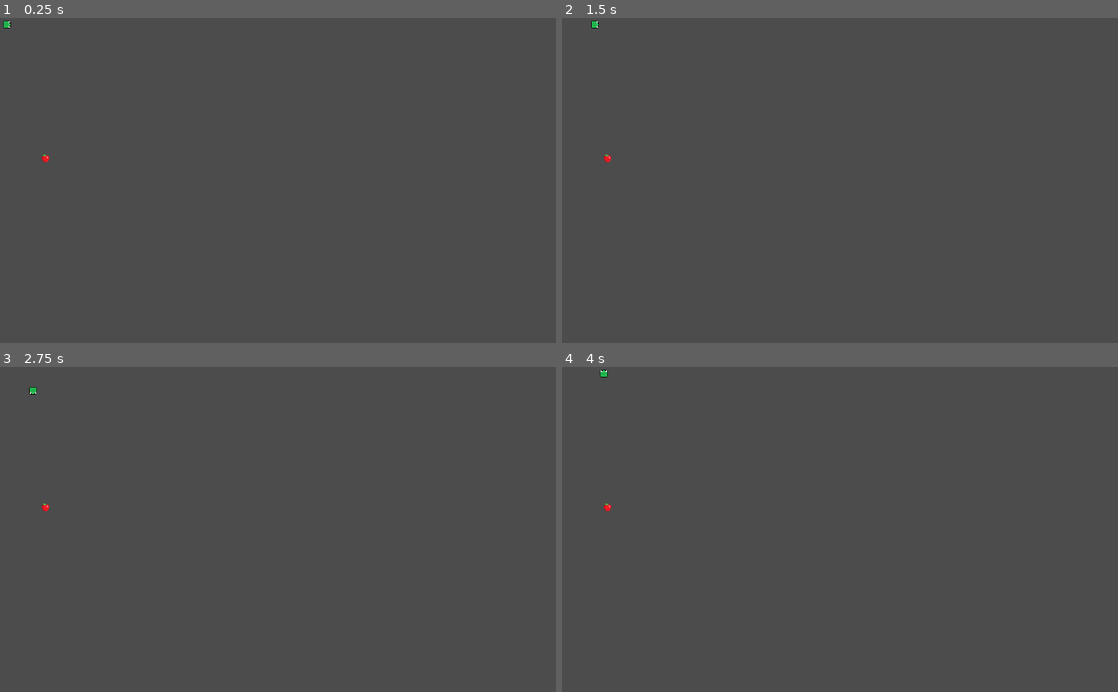
Above: before the commit, frames 1-4 (two rows, left to right).
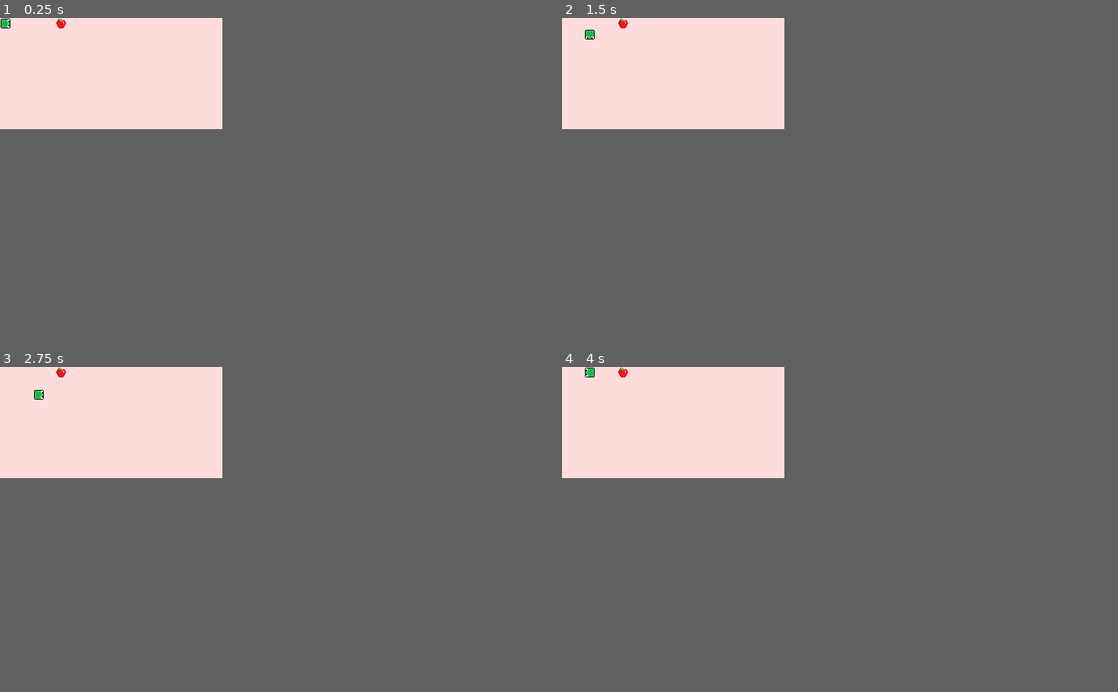
Above: after the commit, the same moments.

Repository: Tale152/snake-plus-plus-godot
Game: Godot game, scene res://src/Main.tscn
The game is run twice, just before and just after one commit, with the same random seed, the same clock (stepped at 60 frames per second) and the same inputs.
Inputs:
- Up to frame 1 (0.25 s): no input
- Up to frame 2 (1.5 s): hold Right (move_right) 0.53-1.28 s; tap Enter at 1.25 s; hold Down (move_down) from 1.28 s (still down)
- Up to frame 3 (2.75 s): release Down (move_down) at 2.03 s; hold Right (move_right) from 2.03 s (still down)
- Up to frame 4 (4 s): tap Space at 2.75 s; release Right (move_right) at 2.78 s; hold Up (move_up) 2.78-3.53 s; hold Left (move_left) from 3.53 s (still down)
In our replay, the window is 800x468 before the commit and 320x160 after it. These sizes can differ from the game's own. Grey fills any space a smaller window leaves; there, only what the larger window draws over its background counts as a difference.

The runs differ from the first frame. In frame 1, 14% of the frame differs, in the area x 0-40%, y 0-45%; in frame 2, 14%; in frame 3, 14%; in frame 4, 14%.

Commit message:
working body generation

Diff:
--- a/project.godot
+++ b/project.godot
@@ -13,6 +13,12 @@
 config/name="snake-plus-plus-godot"
 run/main_scene="res://src/Main.tscn"
 config/icon="res://icon.png"
+
+[display]
+
+window/size/width=320
+window/size/height=160
+window/size/resizable=false
 
 [gui]
 
--- a/src/Main.gd
+++ b/src/Main.gd
@@ -1,14 +1,42 @@
 extends Node
 
 const APPLE = preload("res://src/game/edibles/Apple.tscn")
+const DIRECTIONS = preload("res://src/enums/DirectionsEnum.gd").DIRECTIONS
+
+const DELTA_SECONDS = 0.5
+var movement_elapsed_seconds
+
+const ACTION_MOVE_RIGHT = "move_right"
+const ACTION_MOVE_LEFT = "move_left"
+const ACTION_MOVE_UP = "move_up"
+const ACTION_MOVE_DOWN = "move_down"
 
 func _ready():
+	movement_elapsed_seconds = 0
+	$Snake.initialize(DIRECTIONS.RIGHT, Vector2(0, 0), Vector2(320, 160))
 	var apple_instance = APPLE.instance()
 	add_child(apple_instance)
-	apple_instance.spawn(Vector2(randi()%500+1, randi()%500+1), $Snake)
+	apple_instance.spawn(Vector2(80, 0), $Snake)
 	$Timer.start()
+
+func _process(delta):
+	if Input.is_action_pressed(ACTION_MOVE_RIGHT):
+		$Snake.properties.current_direction = DIRECTIONS.RIGHT
+	if Input.is_action_pressed(ACTION_MOVE_LEFT):
+		$Snake.properties.current_direction = DIRECTIONS.LEFT
+	if Input.is_action_pressed(ACTION_MOVE_DOWN):
+		$Snake.properties.current_direction = DIRECTIONS.DOWN
+	if Input.is_action_pressed(ACTION_MOVE_UP):
+		$Snake.properties.current_direction = DIRECTIONS.UP
+
+	movement_elapsed_seconds += delta
+	if(movement_elapsed_seconds >= DELTA_SECONDS):
+		movement_elapsed_seconds -= DELTA_SECONDS
+		$Snake.move(16)
 
 func _on_Timer_timeout():
 	var apple_instance = APPLE.instance()
 	add_child(apple_instance)
-	apple_instance.spawn(Vector2(randi()%500+1, randi()%500+1), $Snake)
+	var x = (randi()%20)*16
+	var y = (randi()%10)*16
+	apple_instance.spawn(Vector2(x, y), $Snake)
--- a/src/Main.tscn
+++ b/src/Main.tscn
@@ -6,9 +6,14 @@
 [node name="Main" type="Node"]
 script = ExtResource( 3 )
 
+[node name="ColorRect" type="ColorRect" parent="."]
+margin_right = 320.0
+margin_bottom = 160.0
+color = Color( 1, 0.866667, 0.866667, 1 )
+
+[node name="Timer" type="Timer" parent="."]
+wait_time = 5.0
+
 [node name="Snake" parent="." instance=ExtResource( 1 )]
 
-[node name="Timer" type="Timer" parent="."]
-wait_time = 10.0
-
 [connection signal="timeout" from="Timer" to="." method="_on_Timer_timeout"]
--- a/src/game/edibles/Apple.gd
+++ b/src/game/edibles/Apple.gd
@@ -11,4 +11,4 @@
 	self.queue_free()
 
 func on_snake_head_collision(snake):
-	snake.increase_length(1)
+	snake.properties.potential_length += 1
--- a/src/game/edibles/Apple.tscn
+++ b/src/game/edibles/Apple.tscn
@@ -18,10 +18,11 @@
 script = ExtResource( 2 )
 
 [node name="CollisionShape2D" type="CollisionShape2D" parent="."]
-position = Vector2( -0.25, -0.25 )
+position = Vector2( 8, 8 )
 shape = SubResource( 2 )
 
 [node name="AnimatedSprite" type="AnimatedSprite" parent="."]
 frames = SubResource( 1 )
+offset = Vector2( 8, 8 )
 
 [connection signal="area_entered" from="." to="." method="_on_Apple_area_entered"]
--- a/src/game/snake/Body.gd
+++ b/src/game/snake/BodyPart.gd
@@ -8,41 +8,42 @@
 const TAIL_UP_ANIMATION = "tail_up"
 const TAIL_RIGHT_ANIMATION = "tail_right"
 
-func spawn(starting_position, direction, next_body_placement):
-	move(starting_position, direction, next_body_placement)
+var placement
 
-func move(starting_position, direction, next_body_placement):
-	position = starting_position
-	set_sprite(direction, next_body_placement)
+func spawn(starting_placement):
+	move_to(starting_placement)
 
-func set_sprite(direction, next_body_placement):
-	if(next_body_placement == null):
-		set_tail_sprite(direction)
-	elif DirectionsEnum.are_opposite(direction, next_body_placement):
-		set_body_straight_sprite(direction)
-	elif DirectionsEnum.are_diagonal(direction, next_body_placement):
-		set_body_diagonal_sprite(direction, next_body_placement)
+func move_to(new_placement):
+	placement = new_placement
+	position = new_placement.coordinates
+	set_sprite()
+
+func set_sprite():
+	if(placement.previous_direction == null):
+		set_tail_sprite()
+	elif DirectionsEnum.are_opposite(placement.next_direction, placement.previous_direction):
+		set_body_straight_sprite()
+	elif DirectionsEnum.are_diagonal(placement.next_direction, placement.previous_direction):
+		set_body_diagonal_sprite()
 	else:
 		push_error(
 			"A body part cannot be neither opposite nor diagonal compared to the next body part"
 		)
 
-func set_tail_sprite(direction):
+func set_tail_sprite():
 	set_single_direction_body_sprite(
-		direction,
 		TAIL_UP_ANIMATION,
 		TAIL_RIGHT_ANIMATION
 	)
 
-func set_body_straight_sprite(direction):
+func set_body_straight_sprite():
 	set_single_direction_body_sprite(
-		direction,
 		BODY_STRAIGHT_UP_ANIMATION,
 		BODY_STRAIGHT_RIGHT_ANIMATION
 	)
 
-func set_single_direction_body_sprite(direction, up_sprite, right_sprite):
-	match direction:
+func set_single_direction_body_sprite(up_sprite, right_sprite):
+	match placement.next_direction:
 		DirectionsEnum.DIRECTIONS.UP:
 			set_animated_sprite(up_sprite, false, false)
 		DirectionsEnum.DIRECTIONS.DOWN:
@@ -52,12 +53,10 @@
 		DirectionsEnum.DIRECTIONS.LEFT:
 			set_animated_sprite(right_sprite, false, true)
 
-func set_body_diagonal_sprite(direction, next_body_placement):
-	set_animated_sprite(
-		BODY_DIAGONAL_ANIMATION,
-		direction == DirectionsEnum.DIRECTIONS.DOWN,
-		next_body_placement == DirectionsEnum.DIRECTIONS.LEFT
-	)
+func set_body_diagonal_sprite():
+	var flip_v = (placement.next_direction == DirectionsEnum.DIRECTIONS.DOWN) || (placement.previous_direction == DirectionsEnum.DIRECTIONS.DOWN)
+	var flip_h = (placement.next_direction == DirectionsEnum.DIRECTIONS.LEFT) || (placement.previous_direction == DirectionsEnum.DIRECTIONS.LEFT)
+	set_animated_sprite(BODY_DIAGONAL_ANIMATION, flip_v, flip_h)
 
 func set_animated_sprite(animation, flip_v, flip_h):
 	$AnimatedSprite.animation = animation
--- a/src/game/snake/Body.tscn
+++ b/src/game/snake/BodyPart.tscn
@@ -1,11 +1,11 @@
 [gd_scene load_steps=9 format=2]
 
 [ext_resource path="res://assets/skins/simple/body_DIAGONAL.png" type="Texture" id=1]
-[ext_resource path="res://assets/skins/simple/body_STRAIGHT_RIGHT.png" type="Texture" id=2]
+[ext_resource path="res://assets/skins/simple/tail_UP.png" type="Texture" id=2]
 [ext_resource path="res://assets/skins/simple/tail_RIGHT.png" type="Texture" id=3]
-[ext_resource path="res://src/game/snake/Body.gd" type="Script" id=4]
-[ext_resource path="res://assets/skins/simple/body_STRAIGHT_UP.png" type="Texture" id=5]
-[ext_resource path="res://assets/skins/simple/tail_UP.png" type="Texture" id=6]
+[ext_resource path="res://assets/skins/simple/body_STRAIGHT_UP.png" type="Texture" id=4]
+[ext_resource path="res://assets/skins/simple/body_STRAIGHT_RIGHT.png" type="Texture" id=5]
+[ext_resource path="res://src/game/snake/BodyPart.gd" type="Script" id=6]
 
 [sub_resource type="SpriteFrames" id=1]
 animations = [ {
@@ -39,11 +39,13 @@
 extents = Vector2( 6.5, 6.5 )
 
 [node name="Body" type="Area2D"]
-script = ExtResource( 4 )
+script = ExtResource( 6 )
 
 [node name="AnimatedSprite" type="AnimatedSprite" parent="."]
 frames = SubResource( 1 )
 animation = "tail_right"
+offset = Vector2( 8, 8 )
 
 [node name="CollisionShape2D" type="CollisionShape2D" parent="."]
+position = Vector2( 9, 8 )
 shape = SubResource( 2 )
--- a/src/game/snake/Head.gd
+++ b/src/game/snake/Head.gd
@@ -1,46 +1,48 @@
 extends Area2D
 
-const DirectionsEnum = preload("../../enums/DirectionsEnum.gd")
+const DirectionsEnum = preload("res://src/enums/DirectionsEnum.gd")
 
 const HEAD_UP_ANIMATION = "head_up"
 const HEAD_RIGHT_ANIMATION = "head_right"
 const HEAD_TAIL_UP_ANIMATION = "head_tail_up"
 const HEAD_TAIL_RIGHT_ANIMATION = "head_tail_right"
 
-func initialize(direction, starting_position):
-	position = starting_position
-	set_sprite(direction, true)
+var placement
 
-func move_to(direction, is_also_tail, new_position):
-	position = new_position
-	set_sprite(direction, is_also_tail)
+func initialize(starting_placement):
+	move_to(starting_placement)
 
-func set_sprite(direction, is_also_tail):
-	match direction:
+func move_to(new_placement):
+	placement = new_placement
+	position = placement.coordinates
+	_set_sprite()
+
+func _set_sprite():
+	match placement.next_direction:
 		DirectionsEnum.DIRECTIONS.UP:
-			set_head_sprite_vertical(is_also_tail, false)
+			_set_head_sprite_vertical(false)
 		DirectionsEnum.DIRECTIONS.DOWN:
-			set_head_sprite_vertical(is_also_tail, true)
+			_set_head_sprite_vertical(true)
 		DirectionsEnum.DIRECTIONS.RIGHT:
-			set_head_sprite_horizontal(is_also_tail, false)
+			_set_head_sprite_horizontal(false)
 		DirectionsEnum.DIRECTIONS.LEFT:
-			set_head_sprite_horizontal(is_also_tail, true)
+			_set_head_sprite_horizontal(true)
 
-func set_head_sprite_horizontal(is_also_tail, is_going_left):
-	set_animated_sprite(
-		HEAD_TAIL_RIGHT_ANIMATION if is_also_tail else HEAD_RIGHT_ANIMATION,
+func _set_head_sprite_horizontal(is_going_left):
+	_set_animated_sprite(
+		HEAD_TAIL_RIGHT_ANIMATION if placement.previous_direction == null else HEAD_RIGHT_ANIMATION,
 		false,
 		is_going_left
 	)
 
-func set_head_sprite_vertical(is_also_tail, is_going_down):
-	set_animated_sprite(
-		HEAD_TAIL_UP_ANIMATION if is_also_tail else HEAD_UP_ANIMATION,
+func _set_head_sprite_vertical(is_going_down):
+	_set_animated_sprite(
+		HEAD_TAIL_UP_ANIMATION if placement.previous_direction == null else HEAD_UP_ANIMATION,
 		is_going_down,
 		false
 	)
 
-func set_animated_sprite(animation, flip_v, flip_h):
+func _set_animated_sprite(animation, flip_v, flip_h):
 	$AnimatedSprite.animation = animation
 	$AnimatedSprite.flip_v = flip_v
 	$AnimatedSprite.flip_h = flip_h
--- /dev/null
+++ b/src/game/snake/Placement.gd
@@ -0,0 +1,9 @@
+class Placement extends Reference:
+	var coordinates
+	var next_direction
+	var previous_direction
+
+	func _init(cord, next_dir, previous_dir):
+		coordinates = cord
+		next_direction = next_dir
+		previous_direction = previous_dir
--- /dev/null
+++ b/src/game/snake/Properties.gd
@@ -0,0 +1,10 @@
+class Properties extends Reference:
+	var current_length
+	var potential_length
+	var current_direction
+	var can_input_direction
+
+	func _init(initial_direction):
+		current_length = 1
+		potential_length = 1
+		current_direction = initial_direction
--- a/src/game/snake/Snake.gd
+++ b/src/game/snake/Snake.gd
@@ -1,69 +1,94 @@
 extends Node2D
 
-const DirectionsEnum = preload("../../enums/DirectionsEnum.gd")
+const DirectionsEnum = preload("res://src/enums/DirectionsEnum.gd")
+const BodyPart = preload("./BodyPart.tscn")
+const Properties = preload("./Properties.gd").Properties
+const Placement = preload("./Placement.gd").Placement
 
-const SPRITE_SIZE = 16
-const DELTA_SECONDS = 0.5
-var movement_elapsed_seconds
+var properties
+var body_parts
+var field_s
 
-const ACTION_MOVE_RIGHT = "move_right"
-const ACTION_MOVE_LEFT = "move_left"
-const ACTION_MOVE_UP = "move_up"
-const ACTION_MOVE_DOWN = "move_down"
-var current_direction
-
-var is_also_tail #TODO to be replaced; use the number of body parts
-var can_input_direction
-var current_position
-
-func _ready():
-	init_variables()
-	$Head.initialize(
-		current_direction,
-		current_position
-	)
-
-func _process(delta):
-	manage_input()
-	manage_movement(delta)
+func initialize(direction, coordinates, field_size):
+	properties = Properties.new(direction)
+	field_s = field_size
+	body_parts = []
+	var tmp = Placement.new(coordinates, direction, null)
+	$Head.initialize(tmp)
 
 func on_collision(collidable):
 	collidable.on_snake_head_collision(self)
 
-func init_variables():
-	current_position = Vector2.ZERO
-	current_direction = DirectionsEnum.DIRECTIONS.RIGHT
-	movement_elapsed_seconds = 0
-	is_also_tail = true
-	can_input_direction = true
+func move(sprite_size):
+	var previous_part_old_placement = _move_body(sprite_size)
+	_lenghten_body_if_necessary(previous_part_old_placement)
+	_render_snake()
 
-func manage_input():
-	if can_input_direction:
-		if Input.is_action_pressed(ACTION_MOVE_RIGHT):
-			set_current_direction(DirectionsEnum.DIRECTIONS.RIGHT)
-		if Input.is_action_pressed(ACTION_MOVE_LEFT):
-			set_current_direction(DirectionsEnum.DIRECTIONS.LEFT)
-		if Input.is_action_pressed(ACTION_MOVE_DOWN):
-			set_current_direction(DirectionsEnum.DIRECTIONS.DOWN)
-		if Input.is_action_pressed(ACTION_MOVE_UP):
-			set_current_direction(DirectionsEnum.DIRECTIONS.UP)
+func _move_body(sprite_size):
+	# storing previous head placement
+	var previous_part_old_placement = Placement.new(
+		$Head.placement.coordinates,
+		$Head.placement.next_direction,
+		$Head.placement.previous_direction
+	)
 
-func set_current_direction(direction):
-	current_direction = direction
-	can_input_direction = false
+	# moving head
+	match properties.current_direction:
+		DirectionsEnum.DIRECTIONS.RIGHT:
+			$Head.placement.coordinates.x += sprite_size
+			$Head.placement.next_direction = DirectionsEnum.DIRECTIONS.RIGHT
+		DirectionsEnum.DIRECTIONS.LEFT:
+			$Head.placement.coordinates.x -= sprite_size
+			$Head.placement.next_direction = DirectionsEnum.DIRECTIONS.LEFT
+		DirectionsEnum.DIRECTIONS.UP:
+			$Head.placement.coordinates.y -= sprite_size
+			$Head.placement.next_direction = DirectionsEnum.DIRECTIONS.UP
+		DirectionsEnum.DIRECTIONS.DOWN:
+			$Head.placement.coordinates.y += sprite_size
+			$Head.placement.next_direction = DirectionsEnum.DIRECTIONS.DOWN
+	if $Head.placement.coordinates.x < 0:
+		$Head.placement.coordinates.x = field_s.x - sprite_size
+	elif $Head.placement.coordinates.x >= field_s.x:
+		$Head.placement.coordinates.x = 0
+	elif $Head.placement.coordinates.y < 0:
+		$Head.placement.coordinates.y = field_s.y - sprite_size
+	elif $Head.placement.coordinates.y >= field_s.y:
+		$Head.placement.coordinates.y = 0
 
-func manage_movement(delta):
-	movement_elapsed_seconds += delta
-	if(movement_elapsed_seconds >= DELTA_SECONDS):
-		movement_elapsed_seconds -= DELTA_SECONDS
-		can_input_direction = true
-		match current_direction:
-			DirectionsEnum.DIRECTIONS.RIGHT:
-				current_position.x += SPRITE_SIZE
-			DirectionsEnum.DIRECTIONS.LEFT:
-				current_position.x -= SPRITE_SIZE
-			DirectionsEnum.DIRECTIONS.UP:
-				current_position.y -= SPRITE_SIZE
-			DirectionsEnum.DIRECTIONS.DOWN:
-				current_position.y += SPRITE_SIZE
-		$Head.move_to(current_direction, is_also_tail, current_position)
+	# moving body
+	if body_parts.size() > 0:
+		# adjusting head to have the correct previous_direction
+		$Head.placement.previous_direction = DirectionsEnum.get_opposite($Head.placement.next_direction)
+		# adjusting previous_part_old_placement to have the correct next_direction
+		previous_part_old_placement.next_direction = $Head.placement.next_direction
+		# shifting the placement in the body
+		for b in body_parts:
+			var tmp = b.placement
+			b.placement = previous_part_old_placement
+			previous_part_old_placement = tmp
+		# adjusting tail to have the correct previous_direction
+		var tail = body_parts[-1]
+		tail.placement.previous_direction = null
+	return previous_part_old_placement
+
+func _lenghten_body_if_necessary(previous_part_old_placement):
+	if properties.potential_length > properties.current_length:
+		properties.current_length += 1
+		#correcting previous tail sprite
+		if properties.current_length == 2:
+			$Head.placement.previous_direction = DirectionsEnum.get_opposite(previous_part_old_placement.next_direction)
+			$Head.move_to($Head.placement)
+		else:
+			var previous_tail = body_parts[-1]
+			previous_tail.placement.previous_direction = DirectionsEnum.get_opposite(previous_part_old_placement.next_direction)
+			previous_tail.move_to(previous_tail.placement)
+		# creating new body part
+		var new_body_part = BodyPart.instance()
+		new_body_part.spawn(previous_part_old_placement)
+		add_child(new_body_part)
+		body_parts.push_back(new_body_part)
+
+func _render_snake():
+	$Head.move_to($Head.placement)
+	for b in body_parts:
+		b.move_to(b.placement)
--- a/src/game/snake/Snake.tscn
+++ b/src/game/snake/Snake.tscn
@@ -31,7 +31,7 @@
 } ]
 
 [sub_resource type="RectangleShape2D" id=2]
-extents = Vector2( 5.5, 5.5 )
+extents = Vector2( 6.375, 6.25 )
 
 [node name="Snake" type="Node2D"]
 script = ExtResource( 1 )
@@ -40,10 +40,10 @@
 script = ExtResource( 4 )
 
 [node name="AnimatedSprite" type="AnimatedSprite" parent="Head"]
-position = Vector2( 13, 12 )
 frames = SubResource( 1 )
 animation = "head_right"
+offset = Vector2( 8, 8 )
 
 [node name="CollisionShape2D" type="CollisionShape2D" parent="Head"]
-position = Vector2( 13, 12 )
+position = Vector2( 8, 8 )
 shape = SubResource( 2 )
--- a/src/utils/Placement.gd
+++ /dev/null
@@ -1,9 +0,0 @@
-class Placement:
-	var position
-	var next_direction
-	var previous_direction
-
-	func _init(position, next_direction, previous_direction):
-		position = position
-		next_direction = next_direction
-		previous_direction = previous_direction
Not shown: 2 places in src/game/snake/BodyPart.tscn that only renumber resources
